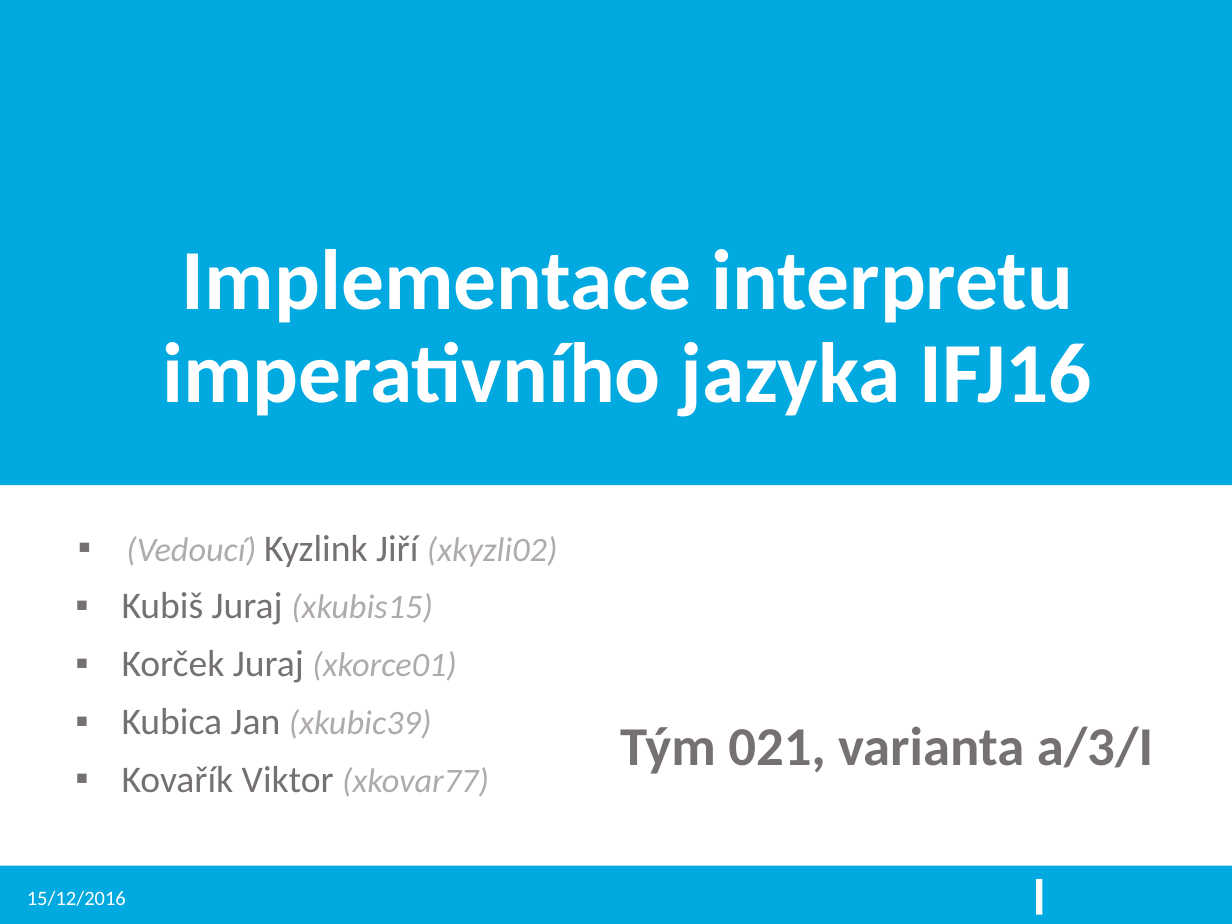
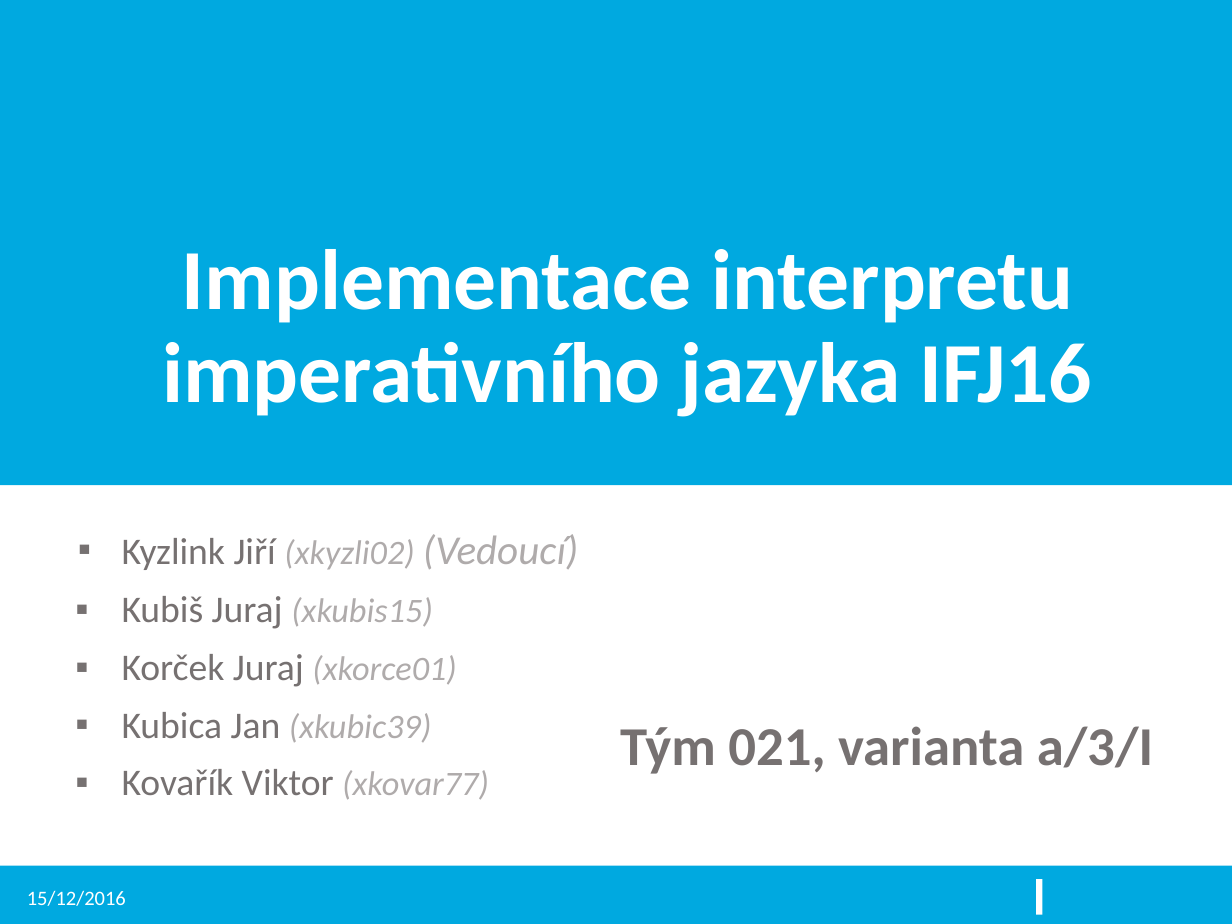
Before and after one commit to kysel/IFJ16, a slide deck: slide 1 of docs/prezentace.pptx. Drawn at 1232x924 pixels with LibreOffice and Linux fonts; fonts in the diff are those of the drawing; background and template pictures are left out. Boxes give left, top, right and bottom in pixels: in the first picture for what was removed or moved away, otherwise in the second. Text is boxed around its words. In the diff, an @@ line names an element or a change of style, - is before the commit and + after.

```diff
--- a/docs/prezentace.pptx
+++ b/docs/prezentace.pptx
@@ subtitle at (122,534,579,570): text changed; size 20 to 22 pt @@
-▪ (Vedoucí) Kyzlink Jiří (xkyzli02)
+▪ Kyzlink Jiří (xkyzli02) (Vedoucí)
```
Also in this commit, not shown: 1 other slide changed.
